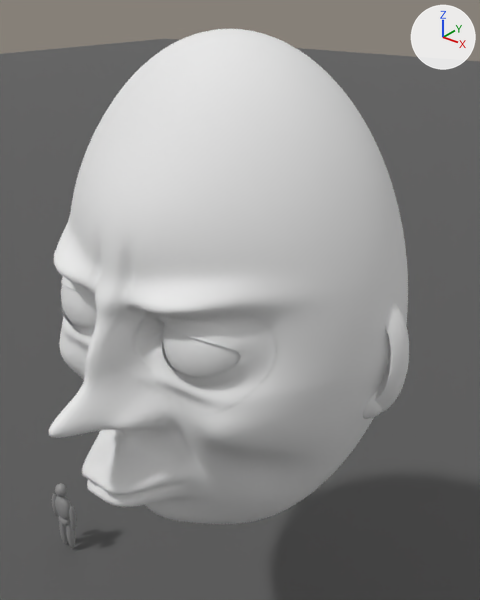
The Blender file art_source/floating_head/floating_head_stage1.blend, before and after one commit.
Before and after are seen from a camera (50 mm lens) standing at (5.99, -7.3, 11.61) and looking at (-0.29, 0.55, 6.74). Lighting does not change. The marker at upper right points along +X, +Y and +Z. The first picture is the older version.

Objects in the first picture: 'Ear_R', 'Earlobe_R', 'Eyeball_L', 'Eyeball_R', 'Eyelids', 'Head_Skin', 'Review_Ground' and 7 more.
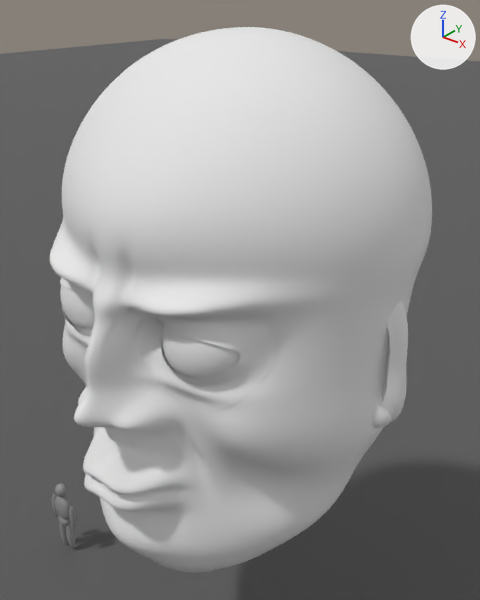
What differs and where, as boxes [x1, y1, x2, y2] in the pictures (480 x 600 px):
'Head_Skin', reshaped (6% wider, 10% taller)
    before: [48, 29, 408, 524]
    after: [50, 27, 432, 573]
'Ear_R', reshaped
    before: [375, 303, 409, 413]
    after: [380, 302, 408, 422]
'Earlobe_R', reshaped (17% taller)
    before: [363, 390, 382, 419]
    after: [372, 394, 392, 428]

The edits, one by one:
me_fh_sculptedskin is used by ob_head_skin; parent ob_floatinghead; location (0.0, 0.0, 0.0).
me_fh_sculptedskin had 78886 vertices, 78954 faces and spanned x -2.75..2.75, y -3.57..2.25, z -4.0..4.0.
me_fh_sculptedskin now has 78886 vertices, 78954 faces and spans x -2.83..2.83, y -3.17..2.55, z -4.0..4.0.
me_fh_sculptedskin part 1: 78271 of 78886 vertices moved; they spanned x -2.75..2.75, y -3.57..2.25, z -4.0..4.0 and now span x -2.83..2.83, y -3.17..2.55, z -4.0..4.0; mean shift (0.0, -0.25, 0.0); largest move (0.0, -0.39, -3.94) -> (0.0, -1.79, -3.94).
me_sphere_007 is used by ob_ear_r; parent ob_floatinghead; location (2.52, 0.0, -0.05).
me_sphere_007 had 3446 vertices, 3411 faces and spanned x -0.46..0.46, y -0.31..0.34, z -0.92..0.92.
me_sphere_007 now has 3446 vertices, 3411 faces and spans x -0.47..0.51, y -0.35..0.33, z -0.92..0.92.
me_sphere_007 part 2: 3446 of 3446 vertices moved; they spanned x -0.46..0.46, y -0.31..0.34, z -0.92..0.92 and now span x -0.47..0.51, y -0.35..0.33, z -0.92..0.92; mean shift (0.06, -0.02, 0.0).
me_sphere_009 is used by ob_earlobe_r; parent ob_floatinghead; location (2.47, -0.1, -0.68).
me_sphere_009 had 2498 vertices, 2560 faces and spanned x -0.3..0.3, y -0.27..0.27, z -0.32..0.32.
me_sphere_009 now has 2498 vertices, 2560 faces and spans x -0.185..0.473, y -0.328..0.181, z -0.32..0.32.
me_sphere_009 part 3: 2498 of 2498 vertices moved; they spanned x -0.3..0.3, y -0.27..0.27, z -0.32..0.32 and now span x -0.185..0.473, y -0.328..0.181, z -0.32..0.32; mean shift (0.138, -0.078, 0.0).
